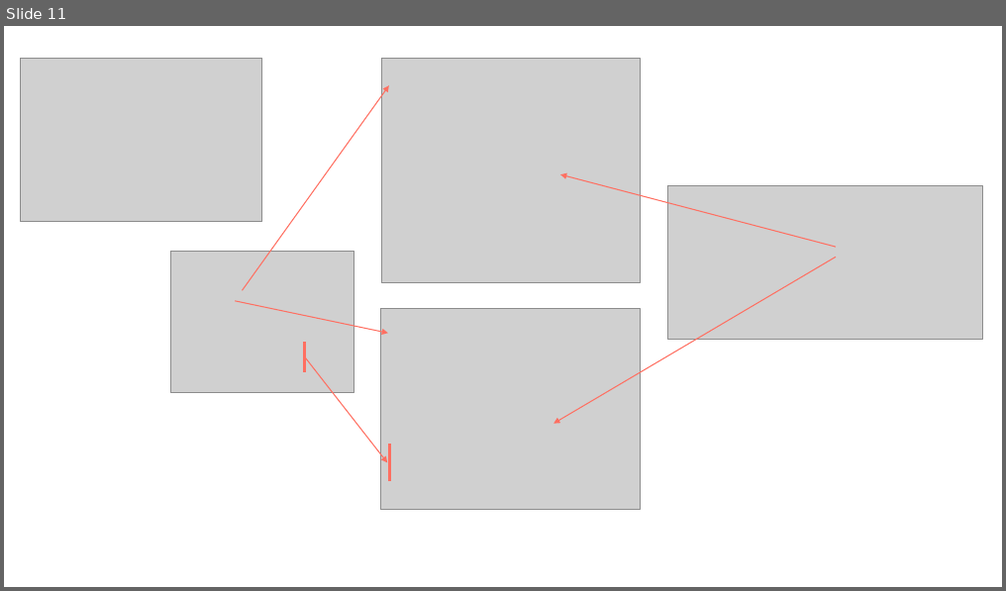
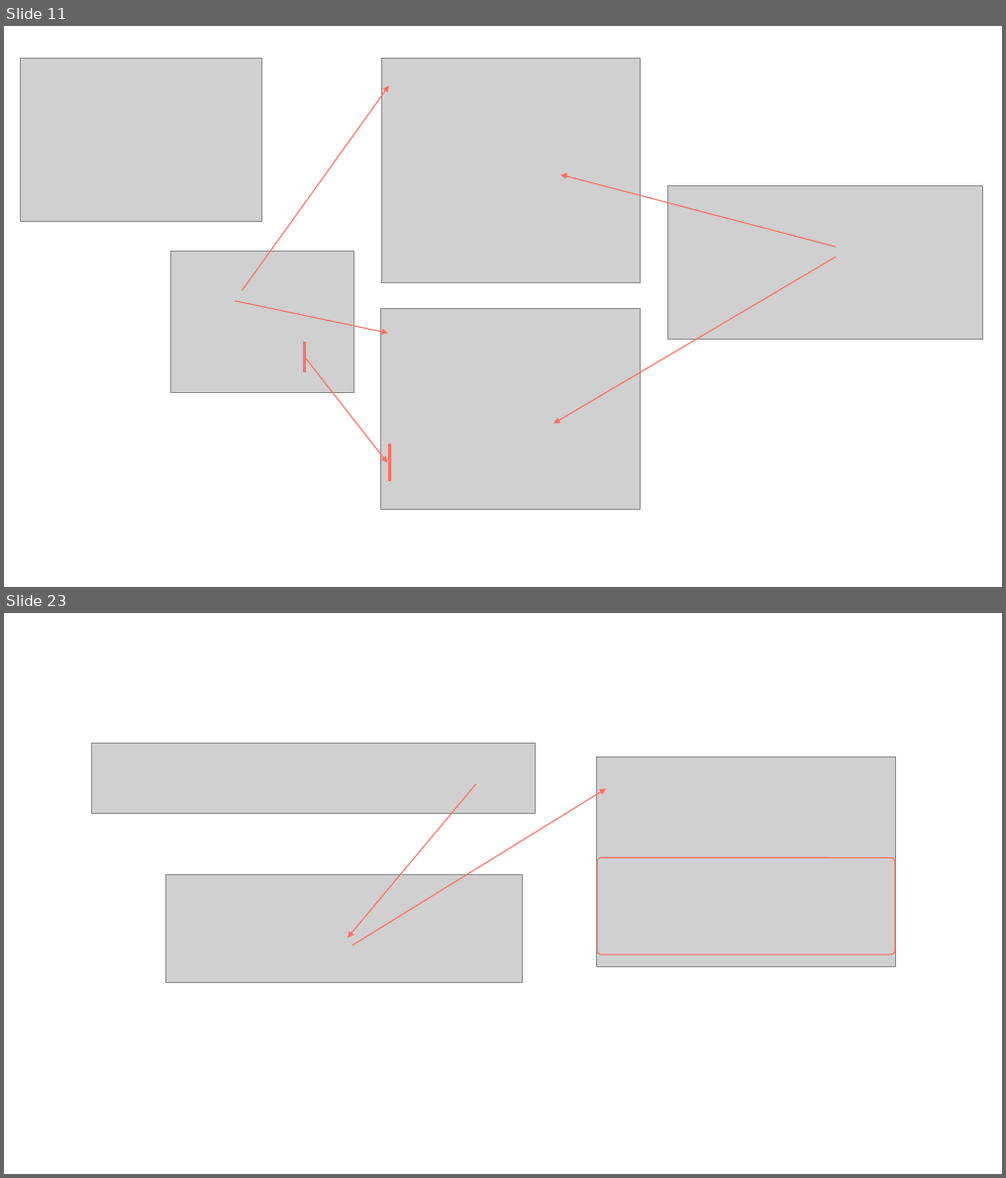
Before and after one commit to extreal-dev/Extreal.Guide, a slide deck: work/work.pptx. Shown one above the other, each under a label of ours: slide 11 before the commit, slides 11 and 23 after it; the slides between them are not shown. The pictures are 1006x591 and 1006x1178 pixels, drawn with LibreOffice and Linux fonts; fonts in the diff are those of the drawing; grey boxes stand for pictures. Boxes give left, top, right and bottom in pixels: in the first picture for what was removed or moved away, otherwise in the second. Text is boxed around its words. In the diff, an @@ line names an element or a change of style, - is before the commit and + after.

```diff
--- a/work/work.pptx
+++ b/work/work.pptx
@@ slide 23 added at (4, 613, 1002, 1174), background #FFFFFF @@
@@ picture added at (92, 744, 536, 814) @@
@@ picture added at (597, 757, 895, 967) @@
@@ arrow added from (475, 784) to (348, 938), #FF6F61 1 pt @@
@@ arrow added from (352, 946) to (606, 789), #FF6F61 1 pt @@
@@ picture added at (165, 874, 523, 983) @@
@@ rounded rectangle added at (598, 858, 896, 955), outline #FF6F61 1 pt @@
```
Also in this commit, not shown: 21 other slides added, 23 other files.
